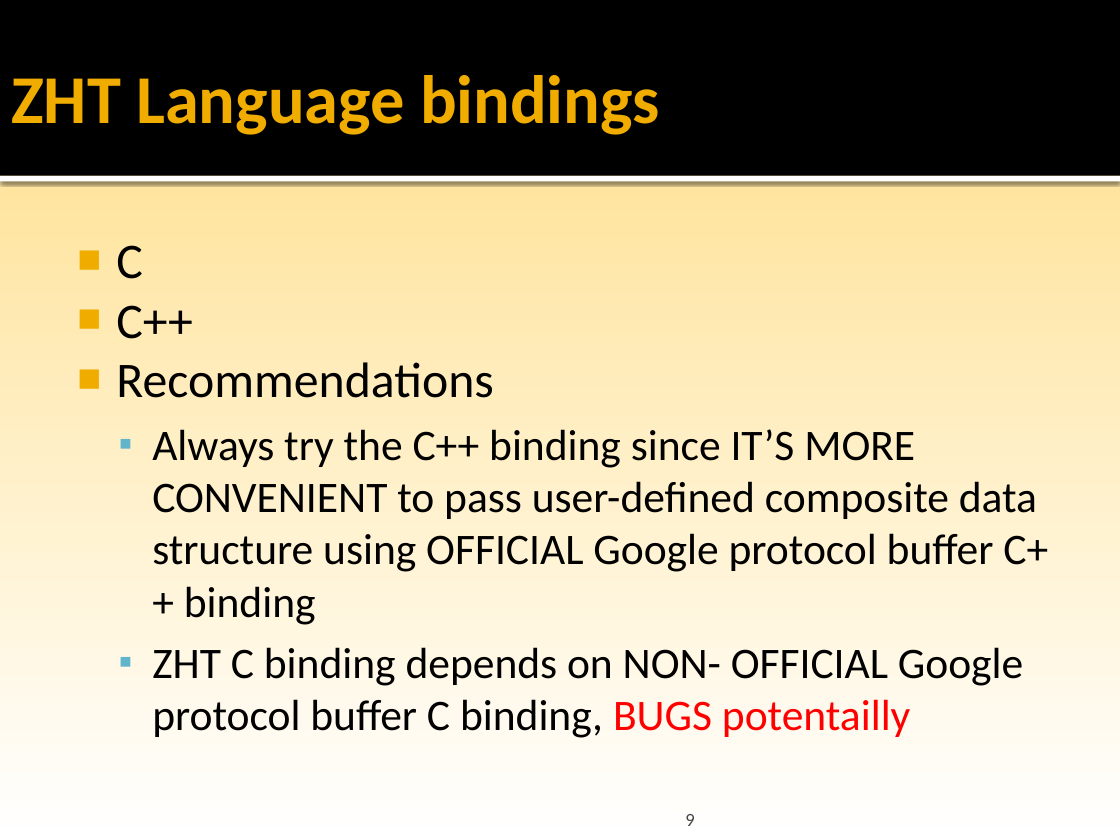
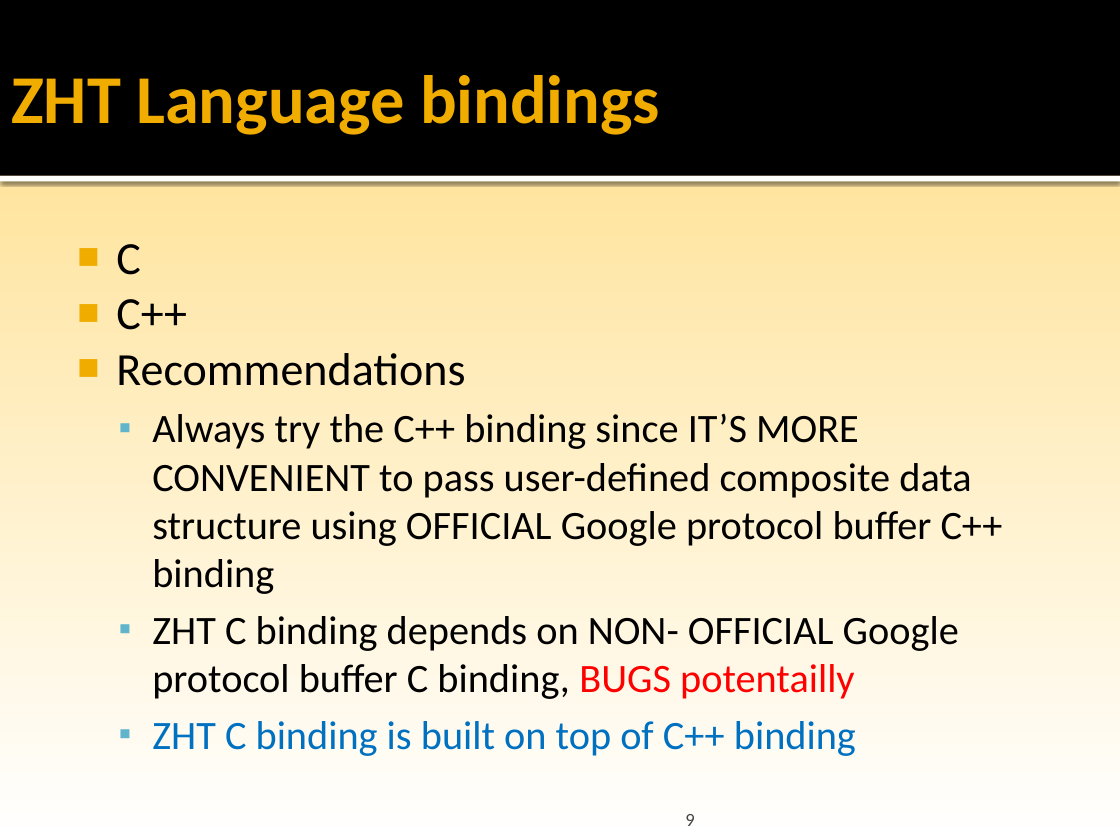
Before and after one commit to datasys/zht, a slide deck: slide 9 of doc/ZHT-dev-tutorial-CS554@cs.iit.pptx. Drawn at 1120x840 pixels with LibreOffice and Linux fonts; fonts in the diff are those of the drawing; background and template pictures are left out. Boxes give left, top, right and bottom in pixels: in the first picture for what was removed or moved away, otherwise in the second. Text is boxed around its words. In the diff, an @@ line names an element or a change of style, - is before the commit and + after.

```diff
--- a/doc/ZHT-dev-tutorial-CS554@cs.iit.pptx
+++ b/doc/ZHT-dev-tutorial-CS554@cs.iit.pptx
@@ text at [116, 244, 1003, 699]: size 32 to 29.6 pt in "C", "C++", "Recommendations"; size 28 to 25.9 pt in "Always try the C++ binding since IT’S ...", "ZHT C binding depends on NON- OFFICIAL ..." @@
@@ text at [152, 721, 856, 756]: paragraph added @@
+  ▪ ZHT C binding is built on top of C++ binding
```
Also in this commit, not shown: 1 other slide changed, 8 slides added, 1 other file.
